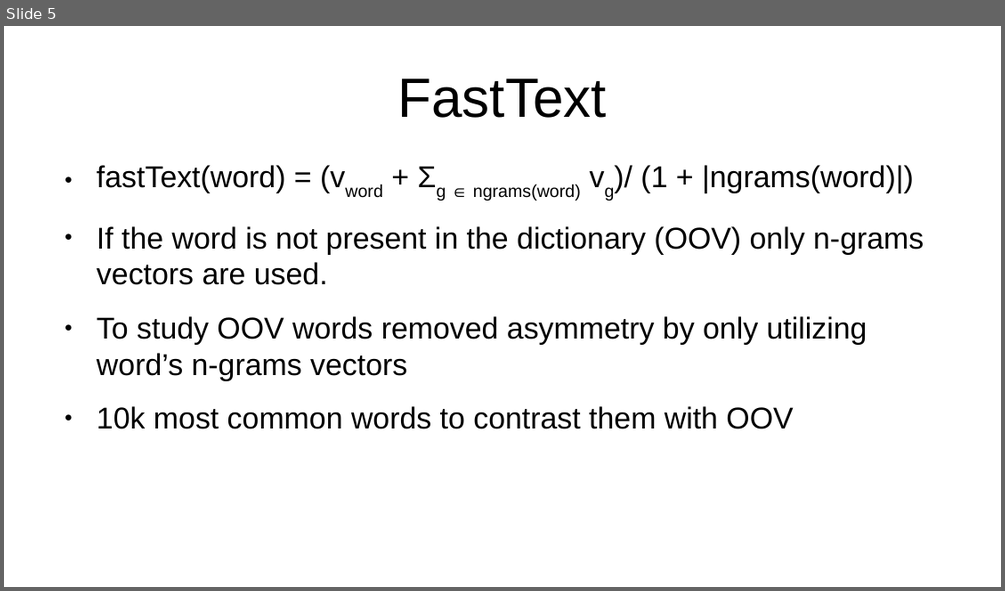
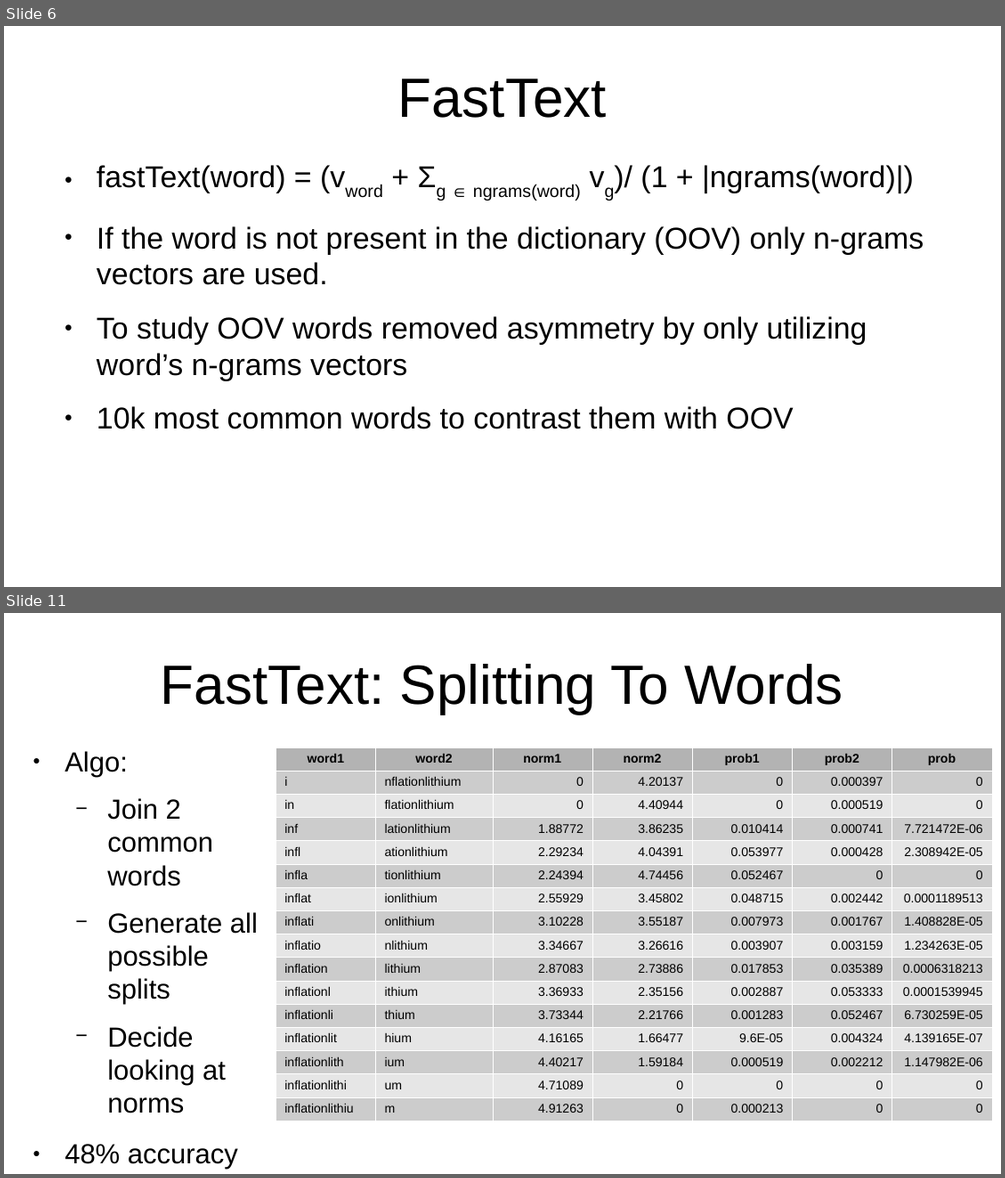
Before and after one commit to vackosar/fasttext-vector-norms-and-oov-words, a slide deck: presentation.odp. Shown one above the other, each under a label of ours: slide 5 before the commit, slides 6 and 11 after it; the slides between them are not shown. The pictures are 1005x591 and 1005x1178 pixels, drawn with LibreOffice and Linux fonts; fonts in the diff are those of the drawing. Boxes give left, top, right and bottom in pixels: in the first picture for what was removed or moved away, otherwise in the second. Text is boxed around its words. In the diff, an @@ line names an element or a change of style, - is before the commit and + after.

```diff
--- a/presentation.odp
+++ b/presentation.odp
@@ slide 11 added at bbox=[4, 613, 1001, 1174], background #FFFFFF @@
@@ title added at bbox=[161, 664, 842, 714], 44 pt, text #000000 @@
+FastText: Splitting To Words
@@ text added at bbox=[65, 751, 258, 1169], 22 pt, text #000000 @@
+● Algo:
+  − Join 2 common words
+  − Generate all possible splits
+  − Decide looking at norms
+● 48% accuracy
@@ table added at bbox=[276, 747, 990, 1120], 16 rows, 7 columns @@
+word1 | word2 | norm1 | norm2 | prob1 | prob2 | prob
+i | nflationlithium | 0 | 4.20137 | 0 | 0.000397 | 0
+in | flationlithium | 0 | 4.40944 | 0 | 0.000519 | 0
+inf | lationlithium | 1.88772 | 3.86235 | 0.010414 | 0.000741 | 7.721472E-06
+infl | ationlithium | 2.29234 | 4.04391 | 0.053977 | 0.000428 | 2.308942E-05
+infla | tionlithium | 2.24394 | 4.74456 | 0.052467 | 0 | 0
+inflat | ionlithium | 2.55929 | 3.45802 | 0.048715 | 0.002442 | 0.0001189513
+inflati | onlithium | 3.10228 | 3.55187 | 0.007973 | 0.001767 | 1.408828E-05
+inflatio | nlithium | 3.34667 | 3.26616 | 0.003907 | 0.003159 | 1.234263E-05
+inflation | lithium | 2.87083 | 2.73886 | 0.017853 | 0.035389 | 0.0006318213
+inflationl | ithium | 3.36933 | 2.35156 | 0.002887 | 0.053333 | 0.0001539945
+inflationli | thium | 3.73344 | 2.21766 | 0.001283 | 0.052467 | 6.730259E-05
+inflationlit | hium | 4.16165 | 1.66477 | 9.6E-05 | 0.004324 | 4.139165E-07
+inflationlith | ium | 4.40217 | 1.59184 | 0.000519 | 0.002212 | 1.147982E-06
+inflationlithi | um | 4.71089 | 0 | 0 | 0 | 0
+inflationlithiu | m | 4.91263 | 0 | 0.000213 | 0 | 0
@@ what was slide 5 is now slide 6 @@
```
Also in this commit, not shown: 5 slides changed, 2 other slides added, 1 other file.
